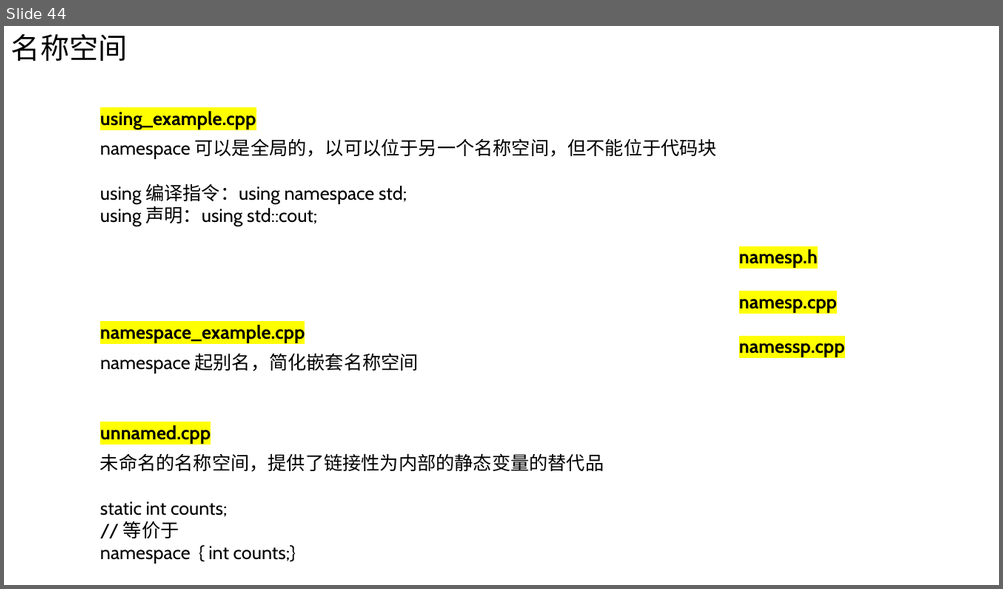
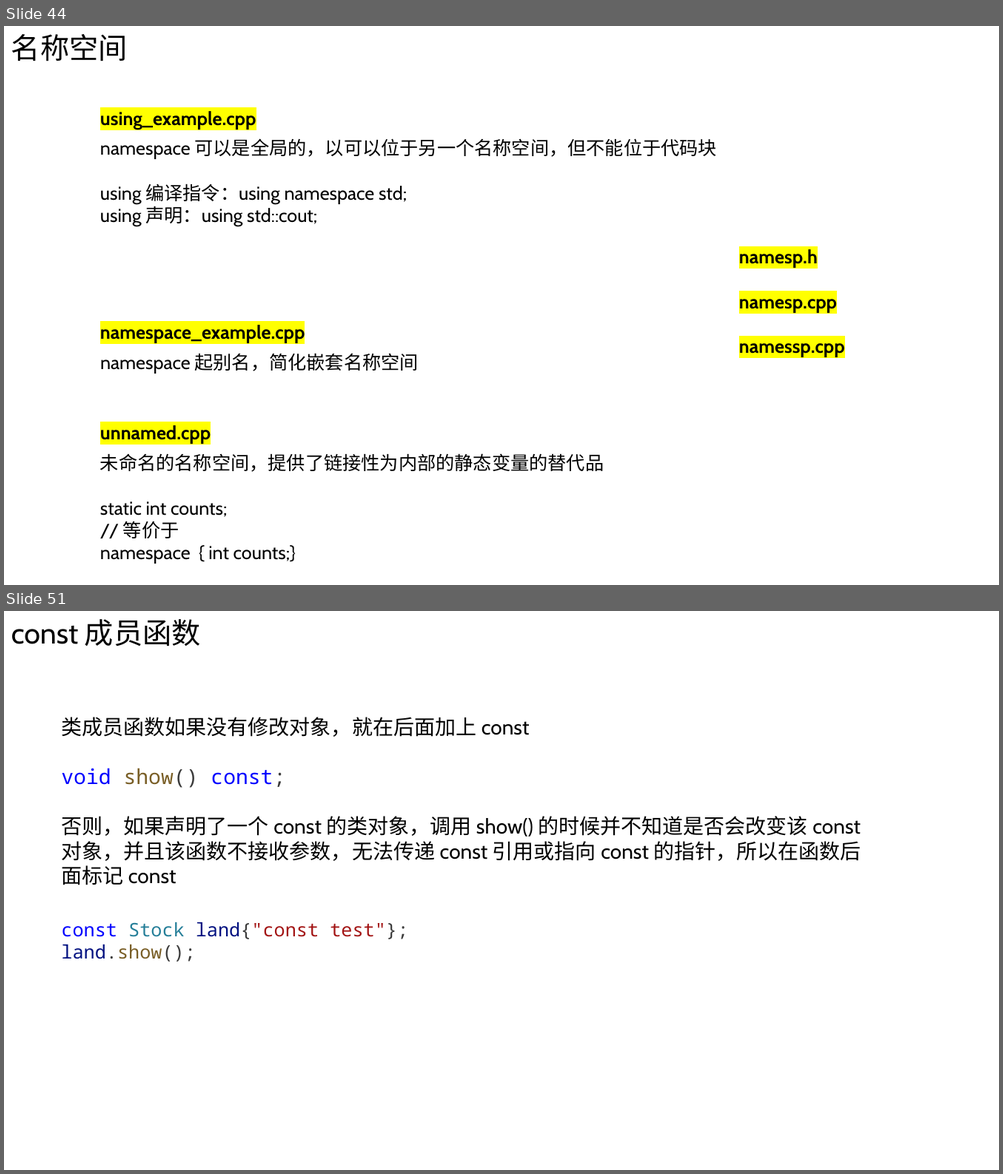
Before and after one commit to Chao200/CPP_Primer_Plus, a slide deck: C++ Primer Plus.pptx. Shown one above the other, each under a label of ours: slide 44 before the commit, slides 44 and 51 after it; the slides between them are not shown. The pictures are 1003x589 and 1003x1174 pixels, drawn with LibreOffice and Linux fonts; fonts in the diff are those of the drawing. Boxes give left, top, right and bottom in pixels: in the first picture for what was removed or moved away, otherwise in the second. Text is boxed around its words. In the diff, an @@ line names an element or a change of style, - is before the commit and + after.

```diff
--- a/C++ Primer Plus.pptx
+++ b/C++ Primer Plus.pptx
@@ slide 51 added at bbox=[4, 611, 999, 1170], background #FFFFFF @@
@@ text added at bbox=[11, 619, 201, 646], 28 pt, text #000000 @@
+const 成员函数
@@ text added at bbox=[61, 717, 860, 886], 20 pt, text #000000 @@
+类成员函数如果没有修改对象，就在后面加上 const
+void show() const;
+否则，如果声明了一个 const 的类对象，调用 show() 的时候并不知道是否会改变该 const 对象，并且该函数不接收参数，无法传递 const 引用或指向 const 的指针，所以在函数后面标记 const
@@ text added at bbox=[61, 923, 408, 962], 18 pt, text #A31515 @@
+const Stock land{"const test"};
+land.show();
```
Also in this commit, not shown: 1 slide changed, 9 other slides added, 1 slide removed.
